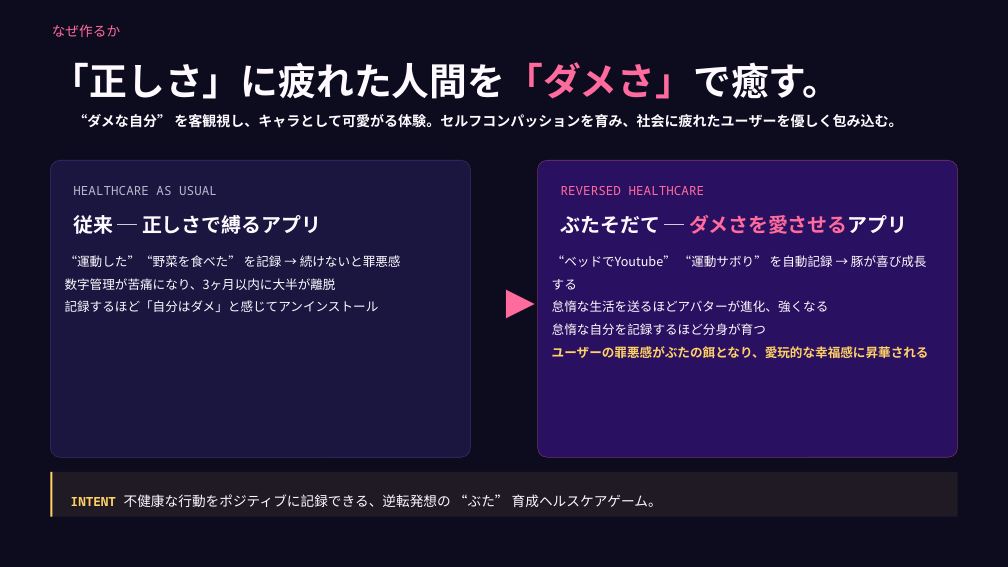
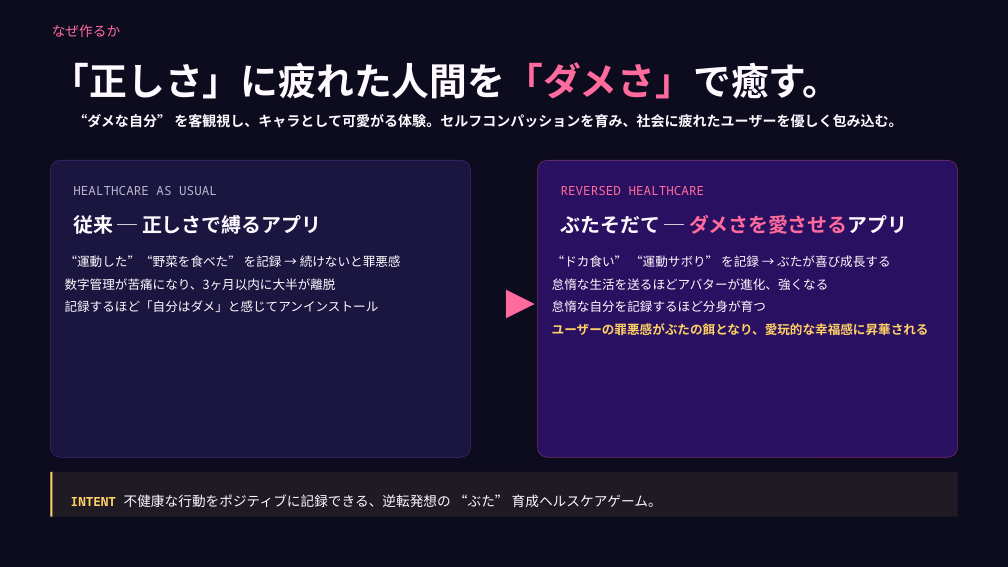
Before and after one commit to 7min-prog/aws_aidlc_hackathon2026_butasodate, a slide deck: slide 3 of docs/ぶたそだて_概要説明.pptx (slide 2 before the commit). Drawn at 1008x567 pixels with LibreOffice and Linux fonts; fonts in the diff are those of the drawing. Boxes give left, top, right and bottom in pixels: in the first picture for what was removed or moved away, otherwise in the second. Text is boxed around its words. In the diff, an @@ line names an element or a change of style, - is before the commit and + after.

```diff
--- a/docs/ぶたそだて_概要説明.pptx
+++ b/docs/ぶたそだて_概要説明.pptx
@@ text at [552, 255, 890, 267]: text changed @@
-“ベッドでYoutube” “運動サボり” を自動記録 → 豚が喜び成長する
+“ドカ食い” “運動サボり” を記録 → ぶたが喜び成長する
```
Also in this commit, not shown: 4 other slides changed, 1 other file.
